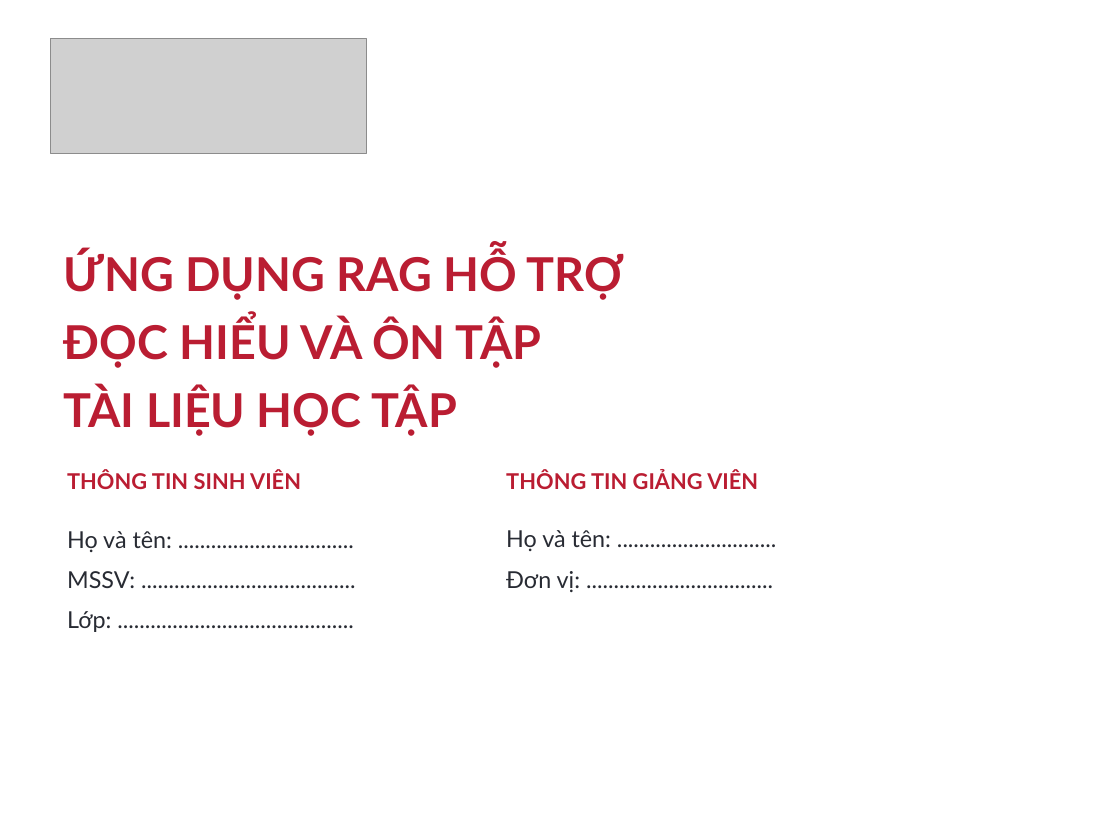
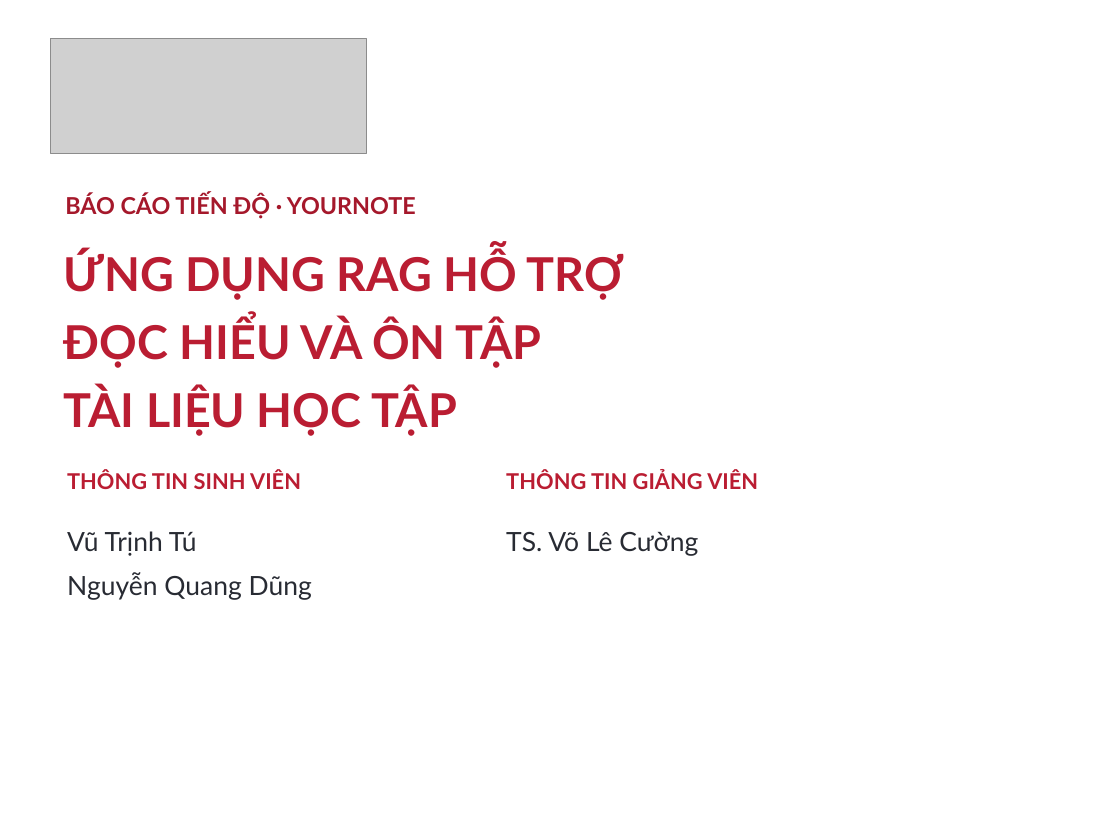
Before and after one commit to Vutu2003/yournote, a slide deck: slide 1 of reports/slide/Research_Notebook_HUST.pptx. Drawn at 1120x840 pixels with LibreOffice and Linux fonts; fonts in the diff are those of the drawing; grey boxes stand for pictures; background and template pictures are left out. Boxes give left, top, right and bottom in pixels: in the first picture for what was removed or moved away, otherwise in the second. Text is boxed around its words. In the diff, an @@ line names an element or a change of style, - is before the commit and + after.

```diff
--- a/reports/slide/Research_Notebook_HUST.pptx
+++ b/reports/slide/Research_Notebook_HUST.pptx
@@ text added at box(65, 194, 416, 219), 15 pt, text #A5182B, bold @@
+BÁO CÁO TIẾN ĐỘ · YOURNOTE
@@ text at box(67, 531, 312, 600): text changed; size 15 to 17 pt @@
-Họ và tên: ................................
-MSSV: .......................................
-Lớp: ...........................................
+Vũ Trịnh Tú
+Nguyễn Quang Dũng
@@ text at box(506, 532, 698, 556): text changed; size 15 to 17 pt @@
-Họ và tên: .............................
-Đơn vị: ..................................
+TS. Võ Lê Cường
```
Also in this commit, not shown: 16 slides added, 8 slides removed, 41 other files.
